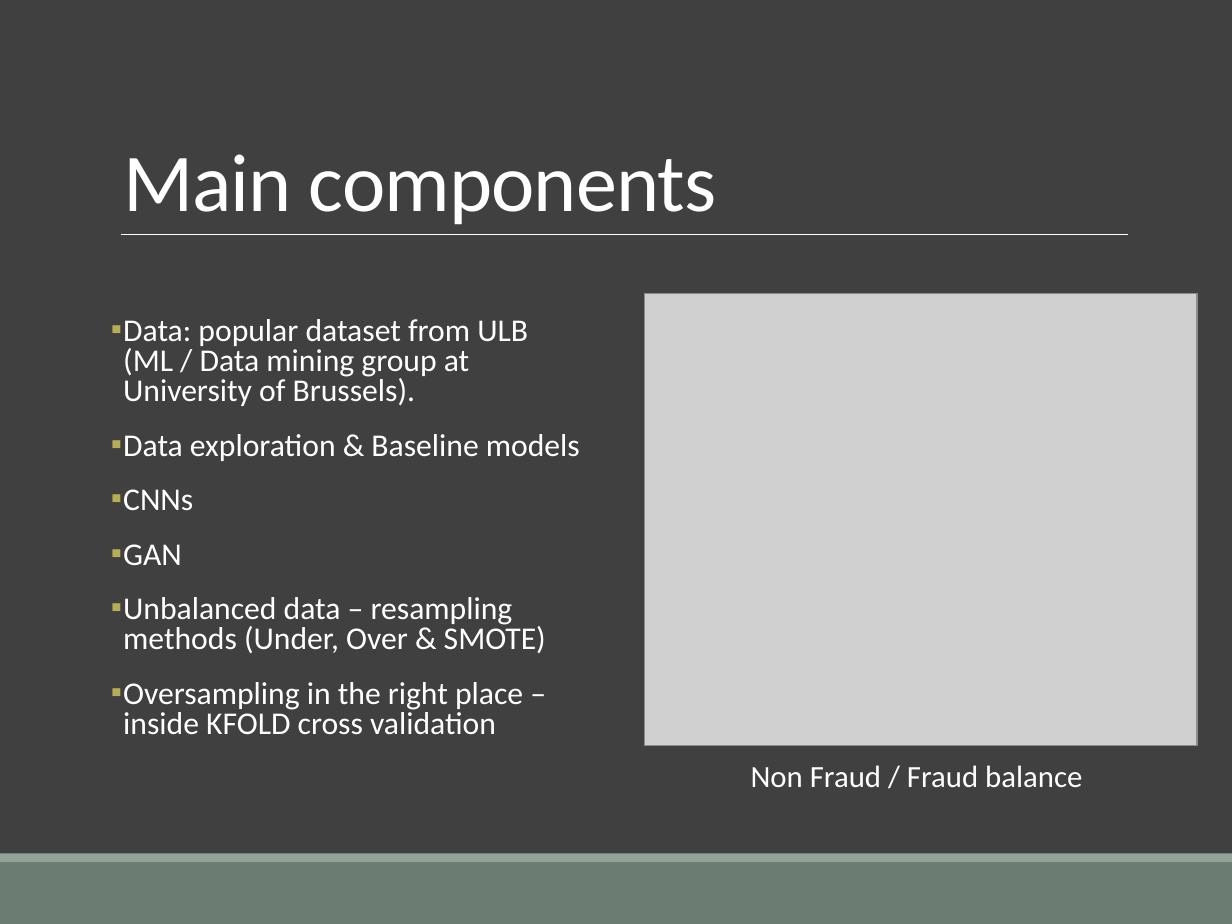
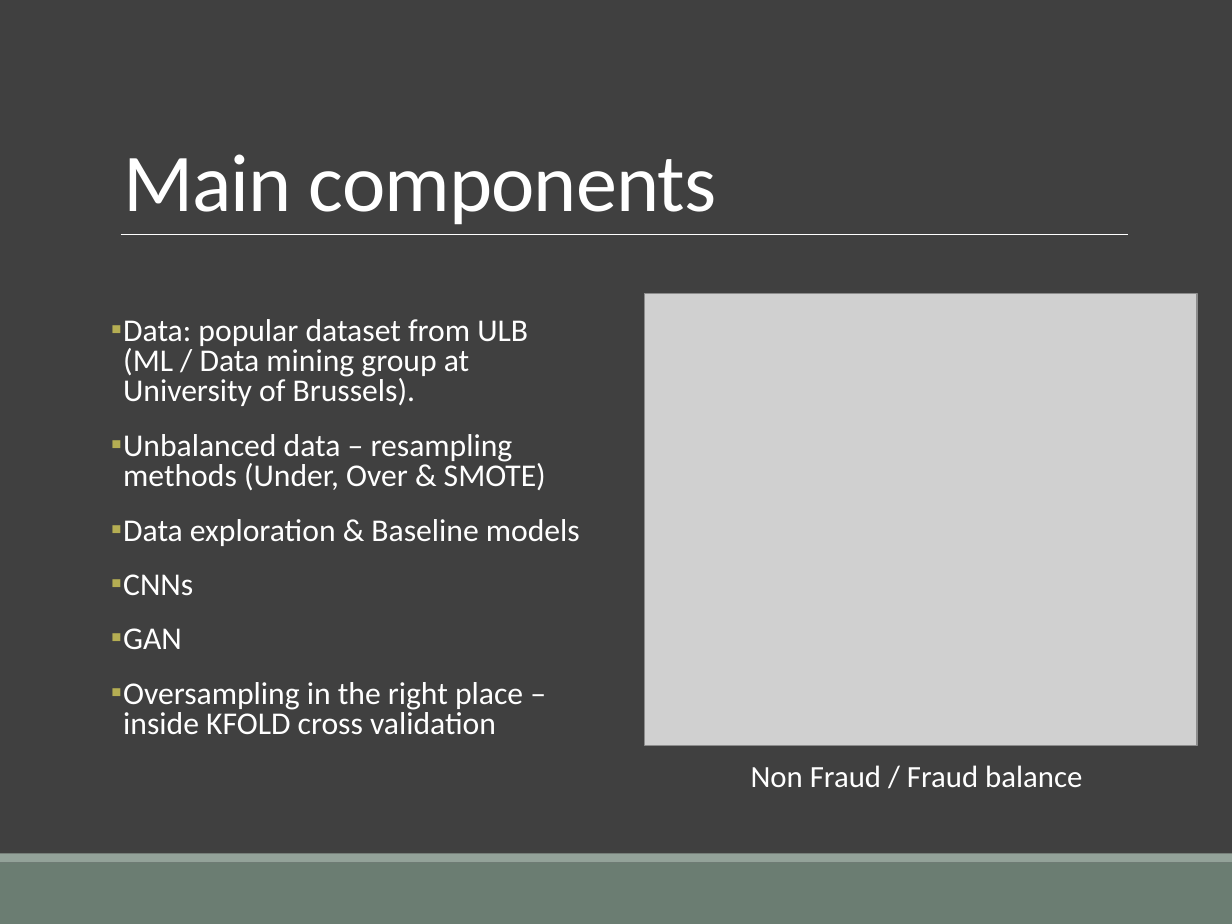
Before and after one commit to harrygraham/Dissertation, a slide deck: slide 3 of ProgressReport/Progress_Report_Presentation-HarryGraham-2.pptx. Drawn at 1232x924 pixels with LibreOffice and Linux fonts; fonts in the diff are those of the drawing; grey boxes stand for pictures. Boxes give left, top, right and bottom in pixels: in the first picture for what was removed or moved away, otherwise in the second. Text is boxed around its words. In the diff, an @@ line names an element or a change of style, - is before the commit and + after.

```diff
--- a/ProgressReport/Progress_Report_Presentation-HarryGraham-2.pptx
+++ b/ProgressReport/Progress_Report_Presentation-HarryGraham-2.pptx
@@ text at (x1=123, y1=434, x2=546, y2=490): paragraph added @@
+▪ Unbalanced data – resampling methods (Under, Over & SMOTE)
@@ text at (x1=123, y1=597, x2=546, y2=653): paragraph removed @@
-▪ Unbalanced data – resampling methods (Under, Over & SMOTE)
```
Also in this commit, not shown: 1 other slide changed, 1 other file.
